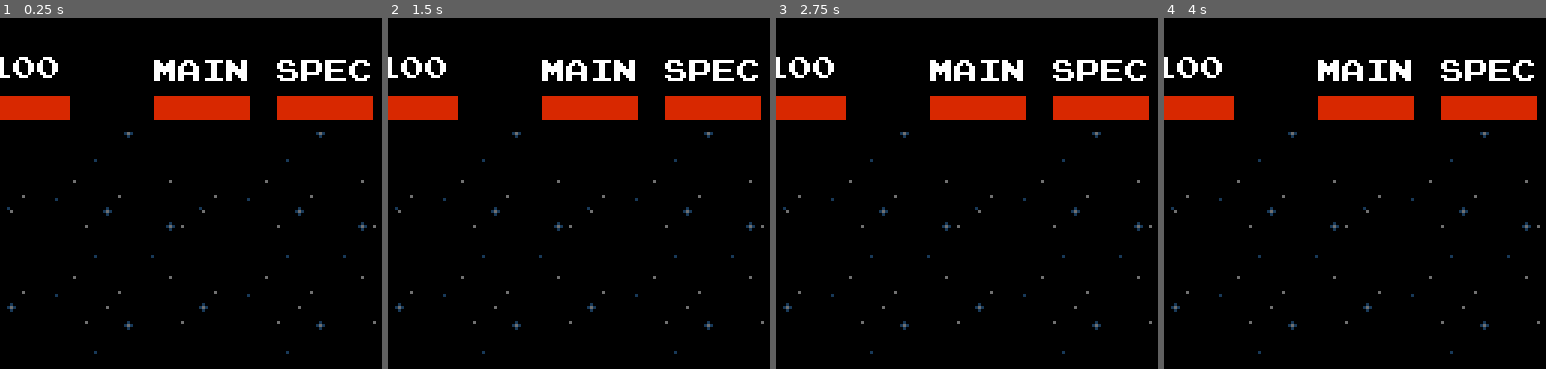
Above: before the commit, frames 1-4 (left to right).
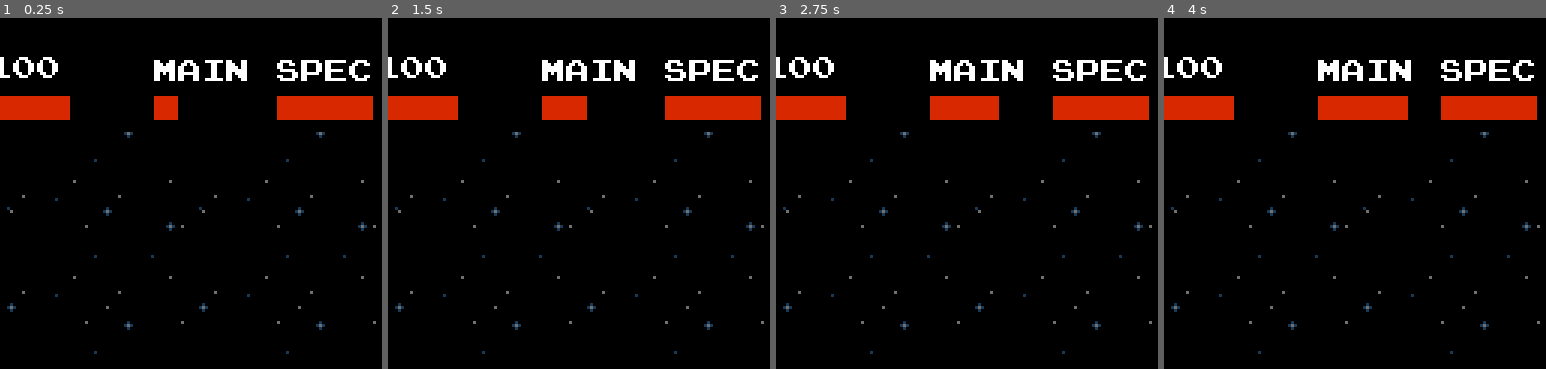
Above: after the commit, the same moments.

Repository: orangequilavaburst/des-315-gunship-project
Game: Godot game, scene res://Scenes/game_scene.tscn
Two runs of this game, one before a commit and one after it. Both use one fixed random seed, a clock stepped at 60 frames per second and the inputs below.
Inputs (mouse positions are % of the whole screen's width and height, from its top left):
- Up to frame 1 (0.25 s): no input
- Up to frame 2 (1.5 s): tap Enter at 0.5 s; move the mouse to (72, 45) at 0.52 s; hold Right (ui_right) 0.53-1.28 s; click (72, 45) at 0.67 s; move the mouse to (30, 56) at 1.27 s; hold Down (ui_down) from 1.28 s (still down)
- Up to frame 3 (2.75 s): tap Space at 2 s; move the mouse to (60, 28) at 2.02 s; release Down (ui_down) at 2.03 s; hold Right (ui_right) from 2.03 s (still down)
- Up to frame 4 (4 s): move the mouse to (45, 71) at 2.77 s; release Right (ui_right) at 2.78 s; hold Up (ui_up) 2.78-3.53 s; click (45, 71) at 2.92 s; tap Enter at 3.5 s; move the mouse to (80, 66) at 3.52 s; hold Left (ui_left) from 3.53 s (still down)
The pictures show only the part of the screen within x 50-100%, y 0-50%; the shares and areas given below are measured in that part.

The runs differ from the first frame. In frame 1, 1.3% of the frame differs, in the area x 46-66%, y 22-30%; in frame 2, 0.9%; in frame 3, 0.5%; in frame 4, 0.1%.
Error in both runs: Out of bounds get index '0' (on base: 'Array[Node]') (res://Scripts/HealthComponent.gd:4)

Commit message:
created bullets and emitters

Diff:
--- /dev/null
+++ b/Resources/Emitter Settings/basic_player_shot.tres
@@ -0,0 +1,24 @@
+[gd_resource type="Resource" script_class="EmitterSettings" load_steps=4 format=3 uid="uid://dyo3n7s0g4vcq"]
+
+[ext_resource type="PackedScene" uid="uid://cot64gks67j6g" path="res://Scenes/Game Objects/basic_player_projectile.tscn" id="1_ng2tn"]
+[ext_resource type="Script" path="res://Scripts/EmitterSettings.gd" id="2_vj3ft"]
+
+[sub_resource type="Curve" id="Curve_tscpp"]
+_data = [Vector2(0, 0), 0.0, 0.998921, 0, 0, Vector2(1, 1), 0.998654, 0.0, 0, 0]
+point_count = 2
+
+[resource]
+script = ExtResource("2_vj3ft")
+objectToSpawn = ExtResource("1_ng2tn")
+parentToRoot = true
+inheritParentVelocity = true
+alwaysFire = true
+angleJitter = 0.0
+objectCount = 1
+objectAngleSpread = 0.0
+objectAngleSpreadJitter = 0.0
+burstCount = 0
+burstAngleOffset = Vector2(0, 0)
+burstAngleOffsetCurve = SubResource("Curve_tscpp")
+burstShootTime = 0.0
+shootTime = 1.0
--- /dev/null
+++ b/Resources/Ship Settings/Projectiles/basic_shot_settings.tres
@@ -0,0 +1,27 @@
+[gd_resource type="Resource" script_class="ShipSettings" load_steps=4 format=3 uid="uid://c5v7sxvikql2v"]
+
+[ext_resource type="Script" path="res://Scripts/ShipSettings.gd" id="1_ebxau"]
+
+[sub_resource type="Curve" id="Curve_iu53x"]
+_data = [Vector2(0, 1), 0.0, 0.0, 0, 0, Vector2(1, 1), 0.0, 0.0, 0, 0]
+point_count = 2
+
+[sub_resource type="Curve" id="Curve_bxlyd"]
+_data = [Vector2(0, 1), 0.0, 0.0, 0, 0, Vector2(1, 1), 0.0, 0.0, 0, 0]
+point_count = 2
+
+[resource]
+script = ExtResource("1_ebxau")
+maximumLinearVelocity = 500.0
+maximumAngularVelocity = 0.0
+maximumLinearAcceleration = 10000.0
+maximumAngularAcceleration = 0.0
+linearFriction = 0.0
+angularFriction = 0.0
+turningSlowdownRatio = 0.0
+linearAccelerationTime = 0.1
+linearAccelerationCurve = SubResource("Curve_bxlyd")
+angularAccelerationTime = 0.1
+angularAccelerationCurve = SubResource("Curve_iu53x")
+maxHealth = 0.0
+controlType = 0
--- /dev/null
+++ b/Scenes/Game Objects/basic_player_projectile.tscn
@@ -0,0 +1,36 @@
+[gd_scene load_steps=7 format=3 uid="uid://cot64gks67j6g"]
+
+[ext_resource type="Script" path="res://Scripts/ShipController.gd" id="1_7v6lx"]
+[ext_resource type="Resource" uid="uid://c5v7sxvikql2v" path="res://Resources/Ship Settings/Projectiles/basic_shot_settings.tres" id="2_8xq2s"]
+[ext_resource type="Texture2D" uid="uid://eybmodn00yaq" path="res://Sprites/Projectiles/bullet_basic_small.png" id="3_uogxh"]
+[ext_resource type="Script" path="res://Scripts/ProjectileShipInput.gd" id="4_7t00d"]
+[ext_resource type="Script" path="res://Scripts/HealthComponent.gd" id="5_nftt7"]
+
+[sub_resource type="CircleShape2D" id="CircleShape2D_wn53n"]
+radius = 2.23607
+
+[node name="Projectile" type="CharacterBody2D" node_paths=PackedStringArray("shipInput", "collisionShape", "health", "shipSprite")]
+collision_layer = 4
+collision_mask = 10
+motion_mode = 1
+script = ExtResource("1_7v6lx")
+shipInput = NodePath("Ship Input")
+shipSettings = ExtResource("2_8xq2s")
+collisionShape = NodePath("CollisionShape2D")
+health = NodePath("Health")
+shipSprite = NodePath("Sprite2D")
+
+[node name="CollisionShape2D" type="CollisionShape2D" parent="."]
+shape = SubResource("CircleShape2D_wn53n")
+
+[node name="Sprite2D" type="Sprite2D" parent="."]
+use_parent_material = true
+texture = ExtResource("3_uogxh")
+
+[node name="Ship Input" type="Node2D" parent="."]
+script = ExtResource("4_7t00d")
+
+[node name="Health" type="Node2D" parent="."]
+script = ExtResource("5_nftt7")
+maxHealth = 1.0
+maxIFrames = 0.0
--- a/Scenes/Game Objects/test_ship.tscn
+++ b/Scenes/Game Objects/player_ship.tscn
@@ -1,15 +1,18 @@
-[gd_scene load_steps=7 format=3 uid="uid://egqbdmophtov"]
+[gd_scene load_steps=9 format=3 uid="uid://egqbdmophtov"]
 
 [ext_resource type="Script" path="res://Scripts/ShipController.gd" id="1_rkgt1"]
 [ext_resource type="Resource" uid="uid://ceydvcau3ms8h" path="res://Resources/Ship Settings/Players/ship_player_jared.tres" id="2_53ifd"]
 [ext_resource type="Texture2D" uid="uid://dqan8rl1nnded" path="res://Sprites/Gunships/Players/gunship_player_j8-bit.png" id="2_e6ub6"]
 [ext_resource type="Script" path="res://Scripts/PlayerInput.gd" id="3_fwrla"]
+[ext_resource type="Script" path="res://Scripts/Emitter.gd" id="6_0uf70"]
 [ext_resource type="Script" path="res://Scripts/HealthComponent.gd" id="6_qpi21"]
+[ext_resource type="Resource" uid="uid://dyo3n7s0g4vcq" path="res://Resources/Emitter Settings/basic_player_shot.tres" id="7_it5xa"]
 
 [sub_resource type="CircleShape2D" id="CircleShape2D_wn53n"]
 radius = 8.0
 
-[node name="Ship" type="CharacterBody2D" node_paths=PackedStringArray("shipInput", "collisionShape", "health", "shipSprite")]
+[node name="Ship" type="CharacterBody2D" node_paths=PackedStringArray("shipInput", "collisionShape", "health", "shipSprite", "mainWeaponEmitter")]
+collision_mask = 10
 motion_mode = 1
 script = ExtResource("1_rkgt1")
 shipInput = NodePath("Ship Input")
@@ -17,6 +20,7 @@
 collisionShape = NodePath("CollisionShape2D")
 health = NodePath("Health")
 shipSprite = NodePath("Sprite2D")
+mainWeaponEmitter = NodePath("Main Weapon Emitter")
 
 [node name="CollisionShape2D" type="CollisionShape2D" parent="."]
 shape = SubResource("CircleShape2D_wn53n")
@@ -30,3 +34,7 @@
 
 [node name="Health" type="Node2D" parent="."]
 script = ExtResource("6_qpi21")
+
+[node name="Main Weapon Emitter" type="Node2D" parent="."]
+script = ExtResource("6_0uf70")
+emitterSettings = ExtResource("7_it5xa")
--- a/Scenes/UI/ui_panel.tscn
+++ b/Scenes/UI/ui_panel.tscn
@@ -9,7 +9,7 @@
 [sub_resource type="StyleBoxFlat" id="StyleBoxFlat_e8t1g"]
 bg_color = Color(0.847059, 0.156863, 0, 1)
 
-[node name="UI Panel" type="Panel" node_paths=PackedStringArray("playerIcon", "playerLabel", "healthLabel", "healthBar")]
+[node name="UI Panel" type="Panel" node_paths=PackedStringArray("playerIcon", "playerLabel", "healthLabel", "healthBar", "mainWeaponBar")]
 z_index = 200
 anchors_preset = 2
 anchor_top = 1.0
@@ -23,6 +23,7 @@
 playerLabel = NodePath("Player Name Label")
 healthLabel = NodePath("Health Label")
 healthBar = NodePath("Health Label/Health Bar")
+mainWeaponBar = NodePath("Weapon Label/Main Weapon Bar")
 
 [node name="Player Icon" type="Sprite2D" parent="."]
 z_index = 1
@@ -65,7 +66,7 @@
 text = "MAIN"
 vertical_alignment = 1
 
-[node name="Health Bar" type="ProgressBar" parent="Weapon Label"]
+[node name="Main Weapon Bar" type="ProgressBar" parent="Weapon Label"]
 layout_mode = 0
 offset_top = 12.0
 offset_right = 32.0
@@ -84,7 +85,7 @@
 text = "SPEC"
 vertical_alignment = 1
 
-[node name="Health Bar" type="ProgressBar" parent="Subweapon Label"]
+[node name="Sub Weapon Bar" type="ProgressBar" parent="Subweapon Label"]
 layout_mode = 0
 offset_top = 12.0
 offset_right = 32.0
--- a/Scenes/game_scene.tscn
+++ b/Scenes/game_scene.tscn
@@ -1,6 +1,6 @@
 [gd_scene load_steps=13 format=3 uid="uid://d4habyr4lifuy"]
 
-[ext_resource type="PackedScene" uid="uid://egqbdmophtov" path="res://Scenes/Game Objects/test_ship.tscn" id="1_1xd0m"]
+[ext_resource type="PackedScene" uid="uid://egqbdmophtov" path="res://Scenes/Game Objects/player_ship.tscn" id="1_1xd0m"]
 [ext_resource type="Script" path="res://Scripts/GameManager.gd" id="1_fkfxw"]
 [ext_resource type="Script" path="res://Scripts/ShipCameraController.gd" id="2_addrj"]
 [ext_resource type="Script" path="res://Scripts/PlayerShipSettings.gd" id="2_galva"]
--- /dev/null
+++ b/Scripts/Emitter.gd
@@ -0,0 +1,138 @@
+class_name Emitter
+extends Node2D
+
+signal burst_started()
+signal emitter_shot()
+signal settings_changed(new_settings)
+
+@export var emitterSettings : EmitterSettings
+
+# basic stuff
+
+var objectToSpawn : PackedScene
+var parentToRoot : bool
+var inheritParentVelocity : bool
+var alwaysFire : bool
+
+# angle shooting stuff
+
+var angleJitter : float # 0-360
+var objectCount : int # >0
+var objectAngleSpread : float # 0-360
+var objectAngleSpreadJitter : float # 0-(objectAngleSpread/objectCount)
+var burstCount : int # >0
+var burstAngleOffset : Vector2 # -180 - 180, basically goes from one angle to another
+var burstAngleOffsetCurve : Curve
+var burstShootTime : float # >=0.0
+
+# timers
+
+var shootTime : float # time between shots
+var shootTimer : float # used to begin shooting
+var burstTimer : float # used for the burst
+var burstsLeft : int # used for the burst
+
+# Called when the node enters the scene tree for the first time.
+func _ready():
+
+	assert(emitterSettings != null)
+
+	apply_settings(emitterSettings)
+
+	shootTimer = 0
+	burstTimer = 0
+	burstsLeft = 0
+
+	if alwaysFire:
+		shootTimer = shootTime
+
+	pass # Replace with function body.
+
+
+# Called every frame. 'delta' is the elapsed time since the previous frame.
+func _process(delta):
+
+	if shootTimer > 0.0:
+		shootTimer -= delta
+		if shootTimer <= 0.0:
+			shootTimer = 0.0
+			if alwaysFire:
+				begin_burst()
+	else:
+		if burstTimer <= burstShootTime:
+			burstTimer += delta
+			if burstTimer >= burstShootTime:
+				burstTimer = 0.0
+				if burstsLeft >= 0:
+					burstTimer = 0.0
+					if burstsLeft == 0:
+						if alwaysFire:
+							shootTimer = shootTime
+					else:
+						burstsLeft -= 1
+					shoot()
+
+	pass
+
+func begin_burst(ignoreCurrentlyShooting : bool = false) -> void:
+	if not ignoreCurrentlyShooting and not (shootTimer == 0 and burstTimer == 0):
+		return
+
+	shootTimer = 0
+	burstTimer = 0
+	burstsLeft = burstCount
+	burst_started.emit()
+
+func shoot() -> void:
+
+	var startAngle : float = global_rotation_degrees + randf()*angleJitter
+	var burstNumNormalized : float = float(burstsLeft)/float(max(1.0, burstCount))
+	var burstAngle : float = lerp(burstAngleOffset.x, burstAngleOffset.y, burstAngleOffsetCurve.sample(burstNumNormalized))
+
+	for i in range(objectCount):
+		var spreadAngle : float = lerp(-objectAngleSpread/2.0, objectAngleSpread/2.0, float(i)/max(objectCount - 1, 1)) + randf_range(-objectAngleSpreadJitter/2.0, objectAngleSpreadJitter/2.0)
+		var shootAngle = startAngle + burstAngle + spreadAngle
+
+		var projectile = objectToSpawn.instantiate()
+		projectile.global_position = global_position
+		projectile.angle = shootAngle
+		if projectile is CharacterBody2D and get_parent() is CharacterBody2D:
+			projectile.velocity = get_parent().velocity
+			projectile.extraVelocity = get_parent().velocity
+		if parentToRoot:
+			get_tree().root.get_children()[0].add_child(projectile)
+		else:
+			add_child(projectile)
+
+	emitter_shot.emit()
+
+	pass
+
+func apply_settings(settings : EmitterSettings = emitterSettings) -> void:
+
+	if settings == null:
+		return
+	elif settings != emitterSettings:
+		settings_changed.emit(settings)
+
+	# actually change settings
+
+	emitterSettings = settings
+
+	objectToSpawn = settings.objectToSpawn
+	parentToRoot = settings.parentToRoot
+	inheritParentVelocity = settings.inheritParentVelocity
+	alwaysFire = settings.alwaysFire
+
+	angleJitter = settings.angleJitter
+	objectCount = settings.objectCount
+	objectAngleSpread = settings.objectAngleSpread
+	objectAngleSpreadJitter = settings.objectAngleSpreadJitter
+	burstCount = settings.burstCount
+	burstAngleOffset = settings.burstAngleOffset
+	burstAngleOffsetCurve = settings.burstAngleOffsetCurve
+	burstShootTime = settings.burstShootTime
+
+	shootTime = settings.shootTime
+
+	pass
--- /dev/null
+++ b/Scripts/EmitterSettings.gd
@@ -0,0 +1,27 @@
+class_name EmitterSettings
+extends Resource
+
+# basic stuff
+
+@export var objectToSpawn : PackedScene
+@export var parentToRoot : bool = true
+@export var inheritParentVelocity : bool = true
+@export var alwaysFire : bool =  true
+
+# angle shooting stuff
+
+@export_range(0.0, 360.0) var angleJitter : float # 0-360
+@export_range(1, 100) var objectCount : int = 1 # >0
+@export_range(0.0, 360.0) var objectAngleSpread : float # 0-360
+@export_range(0.0, 360.0) var objectAngleSpreadJitter : float: # 0-(objectAngleSpread/objectCount)
+	set(value):
+		objectAngleSpreadJitter = clamp(value, 0.0, objectAngleSpread/objectCount)
+	get():
+		return clamp(objectAngleSpreadJitter, 0.0, objectAngleSpread/objectCount)
+@export_range(1, 100) var burstCount : int # >0
+@export var burstAngleOffset : Vector2 # -180 - 180, basically goes from one angle to another
+@export var burstAngleOffsetCurve : Curve
+@export_range(0.0, 10.0) var burstShootTime : float # >=1/60
+
+# misc shooting stuff
+@export_range(0.0, 10.0) var shootTime : float = 1.0
--- a/Scripts/HealthComponent.gd
+++ b/Scripts/HealthComponent.gd
@@ -111,6 +111,7 @@
 
 func death() -> void:
 	health_death.emit()
+	get_parent().queue_free()
 
 # debug
 '''
--- /dev/null
+++ b/Scripts/ProjectileShipInput.gd
@@ -0,0 +1,12 @@
+extends ShipInput
+
+
+# Called when the node enters the scene tree for the first time.
+func _ready():
+	pass # Replace with function body.
+
+
+# Called every frame. 'delta' is the elapsed time since the previous frame.
+func _process(delta):
+	input = Vector2.UP
+	pass
--- a/Scripts/ShipController.gd
+++ b/Scripts/ShipController.gd
@@ -86,6 +86,8 @@
 @export var collisionShape : CollisionShape2D
 @export var health : Health
 @export var shipSprite : Sprite2D
+@export var mainWeaponEmitter : Emitter
+@export var subWeaponEmitter : Emitter
 
 func _ready() -> void:
 
--- a/Scripts/UIController.gd
+++ b/Scripts/UIController.gd
@@ -2,6 +2,7 @@
 extends Control
 
 @export var shipSettingsController : ShipController
+var mainWeaponEmitter : Emitter
 var shipSettings : PlayerShipSettings
 var health : Health
 var healthDigits : int:
@@ -14,6 +15,7 @@
 @export var playerLabel : Label
 @export var healthLabel : Label
 @export var healthBar : ProgressBar
+@export var mainWeaponBar : ProgressBar
 #@export var controlLabel : Label
 
 # Called when the node enters the scene tree for the first time.
@@ -31,6 +33,8 @@
 
 	global_position = get_viewport().get_camera_2d().global_position - get_viewport_rect().size/2.0
 
+	update_weapon_info()
+
 	pass
 
 func update_ship_settings(settings : ShipSettings = shipSettings) -> void:
@@ -41,6 +45,7 @@
 	shipSettings = settings
 	health = shipSettingsController.health
 	healthDigits = (log(health.maxHealth) / log(10.0)) + 1 if (health != null) else 1
+	mainWeaponEmitter = shipSettingsController.mainWeaponEmitter
 
 	if health != null:
 		health.health_changed.connect(update_health_info)
@@ -62,3 +67,9 @@
 	healthBar.max_value = health.maxHealth
 	healthBar.value = new_health
 	pass
+
+func update_weapon_info() -> void:
+	if mainWeaponEmitter != null:
+		mainWeaponBar.min_value = 0.0
+		mainWeaponBar.max_value = mainWeaponEmitter.shootTime
+		mainWeaponBar.value = mainWeaponEmitter.shootTime - mainWeaponEmitter.shootTimer
--- a/project.godot
+++ b/project.godot
@@ -26,6 +26,13 @@
 
 theme/default_font_antialiasing=2
 
+[layer_names]
+
+2d_physics/layer_1="Player"
+2d_physics/layer_2="Enemy"
+2d_physics/layer_3="Player Projectile"
+2d_physics/layer_4="Enemy Projectile"
+
 [rendering]
 
 textures/canvas_textures/default_texture_filter=0
Binary file added: Sprites/Projectiles/bullet_basic_big.png
Not shown, added: Sprites/Projectiles/bullet_basic_big.png.import
Binary file added: Sprites/Projectiles/bullet_basic_medium.png
Not shown, added: Sprites/Projectiles/bullet_basic_medium.png.import
Binary file added: Sprites/Projectiles/bullet_basic_small.png
Not shown, added: Sprites/Projectiles/bullet_basic_small.png.import
